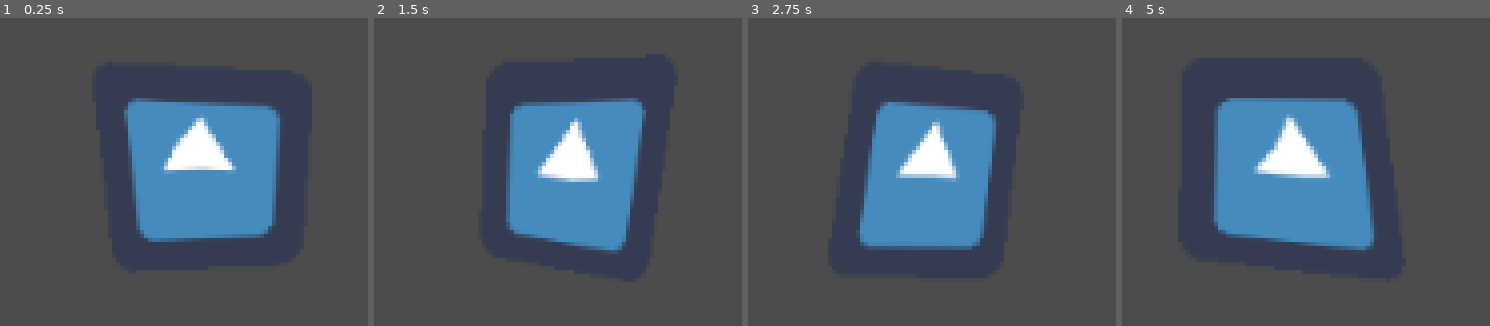
Above: before the commit, frames 1-4 (left to right).
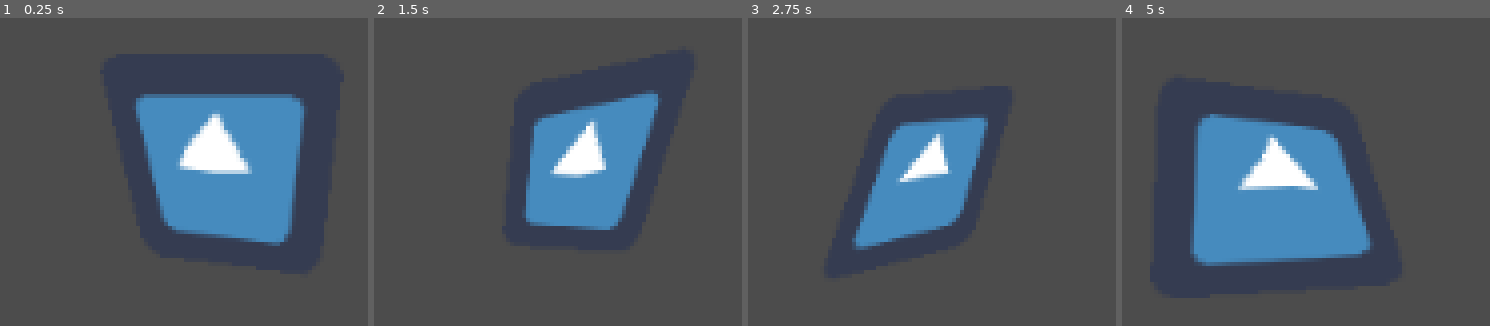
Above: after the commit, the same moments.

Repository: KennedyMungai/GodotShadersIntro
Game: Godot game, scene res://Scenes/DancingGobot.tscn
Two runs of this game, one before a commit and one after it. Both use one fixed random seed, a clock stepped at 60 frames per second and the inputs below. The project has no main scene, so this scene is started directly. The engine's default icon, where the game draws it, is replaced by a stand-in: a white triangle on a blue panel in a dark square.
Inputs:
- Up to frame 1 (0.25 s): no input
- Up to frame 2 (1.5 s): no input
- Up to frame 3 (2.75 s): no input
- Up to frame 4 (5 s): no input

The runs differ from the first frame. In frame 1, 9.7% of the frame differs, in the area x 33-83%, y 24-75%; in frame 2, 8.1%; in frame 3, 7.8%; in frame 4, 14%, in the area x 18-69%, y 25-81%.

Commit message:
Edited the shader values outside the shader text editor

Diff:
--- a/Resources/DancingGobot.tres
+++ b/Resources/DancingGobot.tres
@@ -5,4 +5,4 @@
 [resource]
 shader = ExtResource( 1 )
 shader_param/time_factor = 0.8
-shader_param/amplitude = Vector2( 10, 5 )
+shader_param/amplitude = Vector2( 20, 10 )
